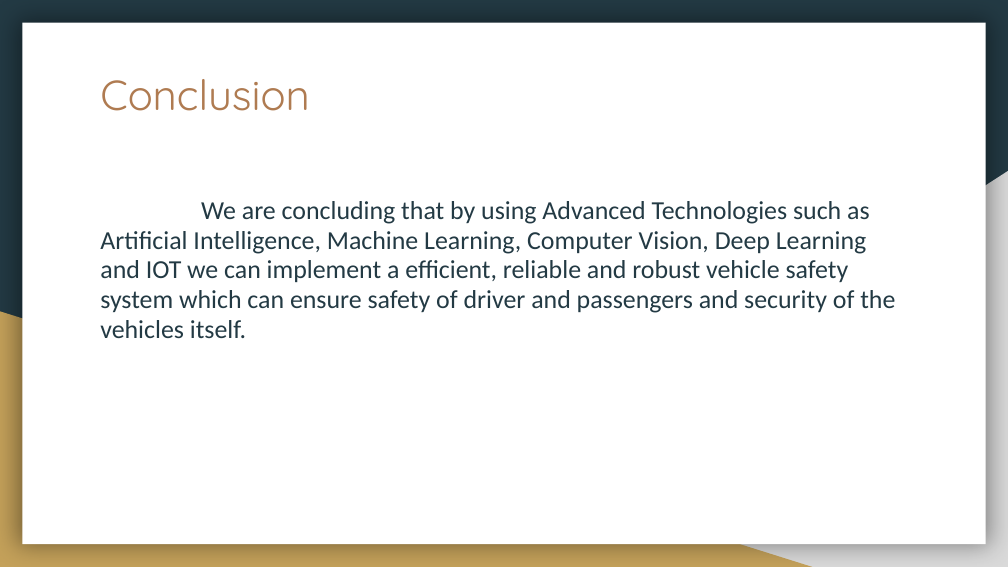
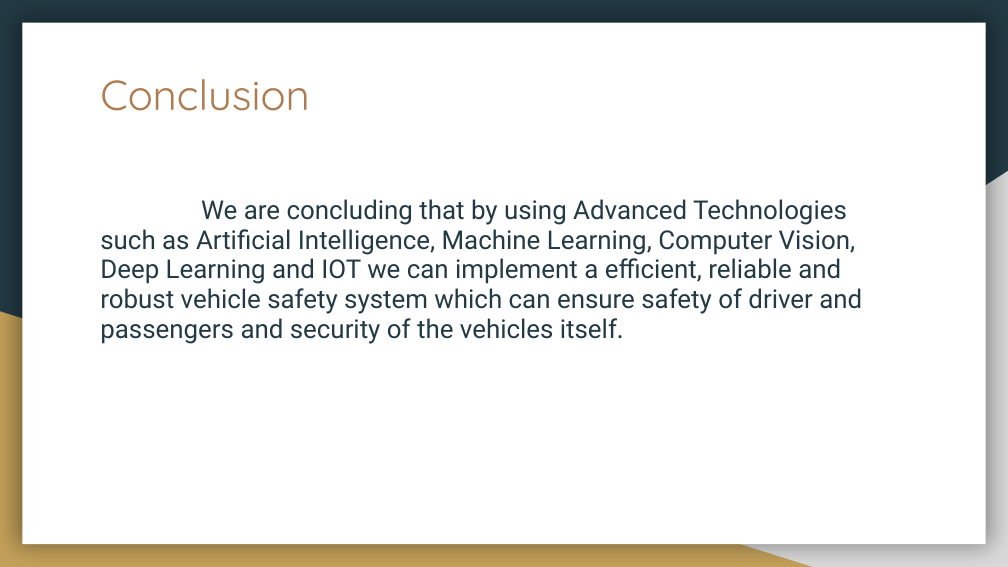
Before and after one commit to Ranganath0108/AVSS, a slide deck: slide 17 of Phase-1/Advanced Vehicle Safety System.pptx. Drawn at 1008x567 pixels with LibreOffice and Linux fonts; fonts in the diff are those of the drawing. Boxes give left, top, right and bottom in pixels: in the first picture for what was removed or moved away, otherwise in the second. Text is boxed around its words. In the diff, an @@ line names an element or a change of style, - is before the commit and + after.

```diff
--- a/Phase-1/Advanced Vehicle Safety System.pptx
+++ b/Phase-1/Advanced Vehicle Safety System.pptx
@@ text "We are concluding that by ..." at [100,199,862,344]: font Calibri to Roboto @@
```
Also in this commit, not shown: 5 other slides changed.
